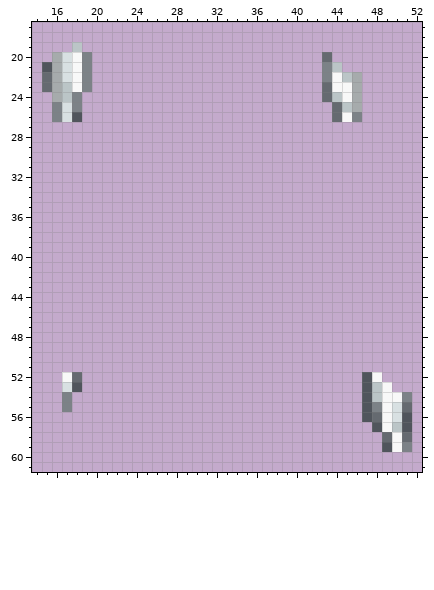
A pixel-art sprite gets an edit: Resources/Textures/_CP14/Mobs/Species/Zombie/female_parts.rsi/l_leg.png. Above is the file before it was changed.
The file is 64x64 pixels. Colours within 5 levels of each other are drawn and written as one. Shown: x 14..52, y 17..61.
And afterwards:
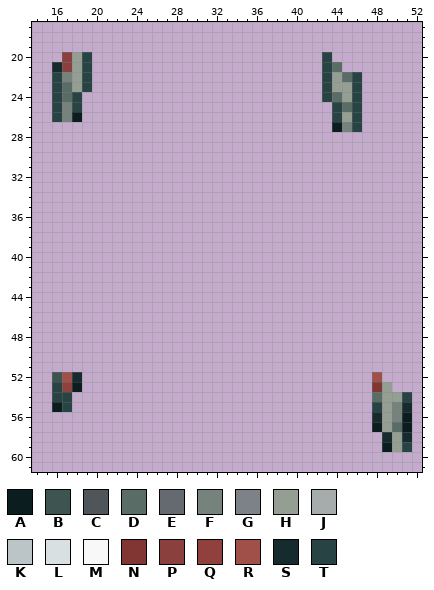
Palette (. is transparent): A #0b1d1f  B #3d5451  C #50555c  D #596d66  E #656a70  F #75837c  G #7c8287  H #959e93  J #a6abac  K #bbc5c7  L #d8e0e2  M #f8f8f8  N #823633  P #8a413e  Q #90413e  R #a04f49  S #162b2e  T #274343
Change:
Changed rows in their new state; - is an unchanged pixel.
first column x 15:
19 ---.----------------------------
20 -.PHT-----------------------T---
21 .SPHT-----------------------TD--
22 .TFHT-----------------------THDT
23 .TDHT-----------------------THHT
24 -TDT------------------------TDHT
25 -TFT-------------------------TDT
26 -TFA-------------------------THT
27 -----------------------------AFT
first column x 16:
52 BRS----------------------------.R---
53 TQA----------------------------.NH--
54 TT-----------------------------.DHHT
55 AT-----------------------------.THFS
56 -------------------------------.SHFA
57 --------------------------------AHDA
58 ---------------------------------SHS
59 ---------------------------------AHT
